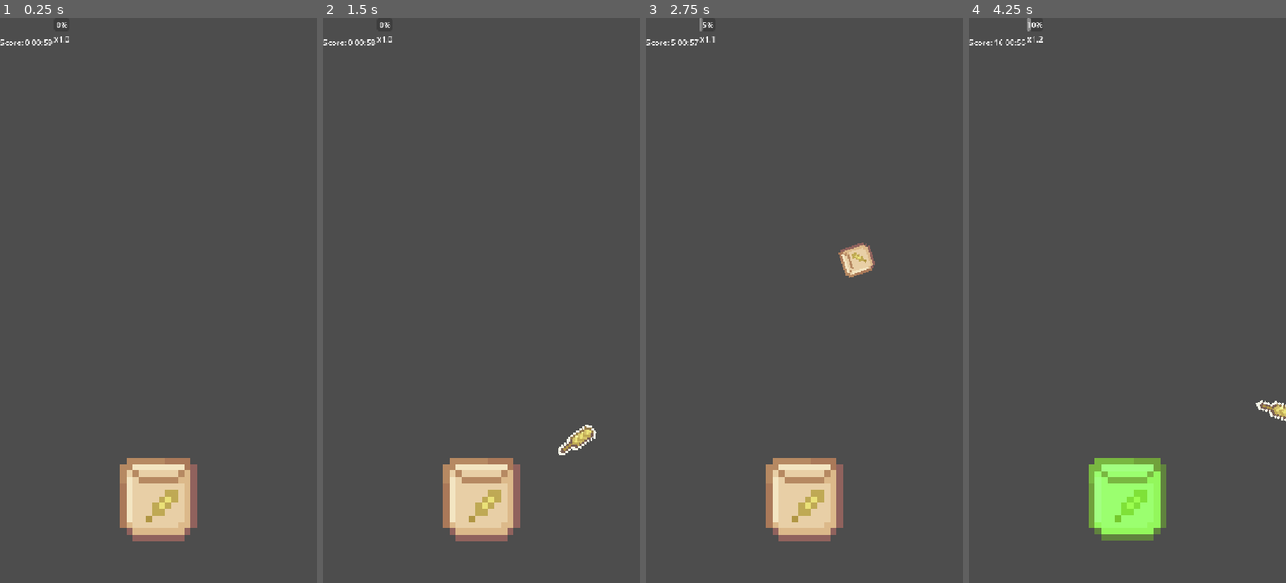
Above: before the commit, frames 1-4 (left to right).
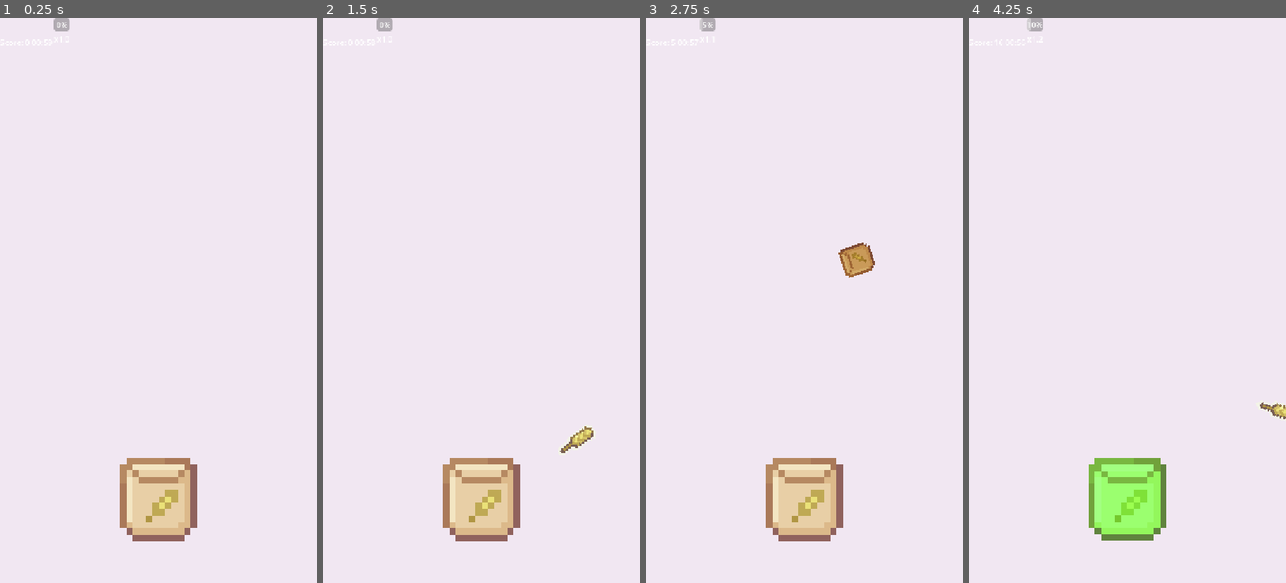
Above: after the commit, the same moments.

Repository: 6099sin/pro-c
Game: Godot game, scene res://scenes/core/Main.tscn
The game is run twice, just before and just after one commit, with the same random seed, the same clock (stepped at 60 frames per second) and the same inputs.
Inputs (mouse positions are in pixels of both pictures, inside the frame that each line leads up to):
- Up to frame 1 (0.25 s): no input
- Up to frame 2 (1.5 s): tap Enter at 0.5 s; move the mouse to (551, 272) at 0.52 s; click (551, 272) at 0.67 s; drag from (624, 413) to (481, 498) at 1.27 s
- Up to frame 3 (2.75 s): move the mouse to (836, 176) at 2.02 s; click (836, 176) at 2.17 s
- Up to frame 4 (4.25 s): drag from (1111, 413) to (1032, 215) at 2.77 s; drag from (1010, 357) to (1127, 498) at 3.52 s

The runs differ from the first frame. In frame 1, 97% of the frame differs, in the area x 0-100%, y 0-100%; in frame 2, 96%; in frame 3, 97%; in frame 4, 96%.

Commit message:
feat: add initial main scene, game entry point script, and Item object script.

Diff:
--- a/scenes/core/Main.tscn
+++ b/scenes/core/Main.tscn
@@ -5,8 +5,17 @@
 [ext_resource type="PackedScene" uid="uid://hudscene" path="res://scenes/ui/HUD.tscn" id="3_kitw3"]
 [ext_resource type="Script" uid="uid://2278lqd6xfhs" path="res://scripts/core/Main.gd" id="4_main"]
 
-[node name="Main" type="Node2D"]
+[node name="Main" type="Node"]
 script = ExtResource("4_main")
+
+[node name="ColorRect" type="ColorRect" parent="."]
+anchors_preset = 15
+anchor_right = 1.0
+anchor_bottom = 1.0
+grow_horizontal = 2
+grow_vertical = 2
+mouse_filter = 2
+color = Color(0.94626087, 0.906797, 0.9484387, 1)
 
 [node name="Camera2D" type="Camera2D" parent="."]
 anchor_mode = 0
--- a/scripts/core/Main.gd
+++ b/scripts/core/Main.gd
@@ -1,4 +1,4 @@
-extends Node2D
+extends Node
 
 func _ready():
 	# Auto-start game for testing
--- a/scripts/objects/Item.gd
+++ b/scripts/objects/Item.gd
@@ -8,6 +8,7 @@
 var is_dragging: bool = false
 var was_interacted: bool = false
 var velocity_cache: Vector2 = Vector2.ZERO
+var blink_tween: Tween
 
 @onready var sprite: Sprite2D = $Sprite2D
 @onready var collider: CollisionShape2D = $CollisionShape2D
@@ -79,8 +80,15 @@
 	angular_velocity = 0.0
 
 	# Set Texture based on type (Handled in activate)
+	if type == Utils.ItemType.TRAP:
+		blink_tween = create_tween().set_loops()
+		blink_tween.tween_property(sprite, "modulate", data.color, 0.5)
+		blink_tween.tween_property(sprite, "modulate", Color.WHITE, 0.5)
 
 func deactivate():
+	if blink_tween and blink_tween.is_valid():
+		blink_tween.kill()
+
 	visible = false
 	freeze = true
 	global_position = Vector2(-1000, -1000)
